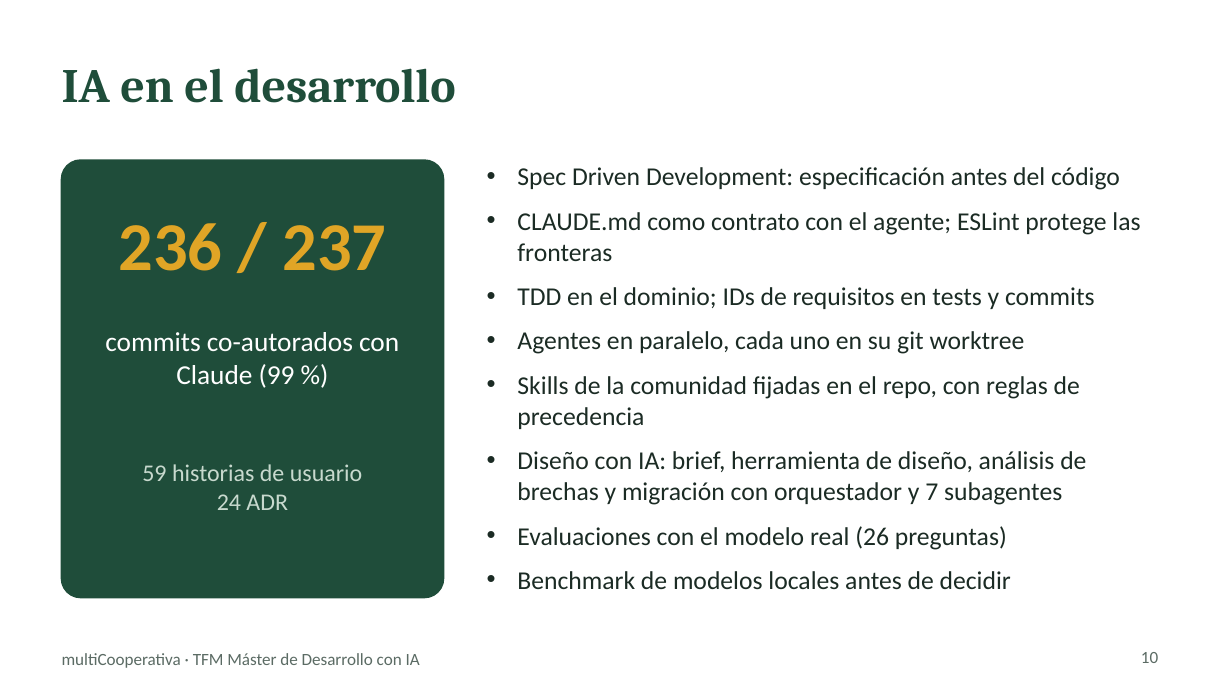
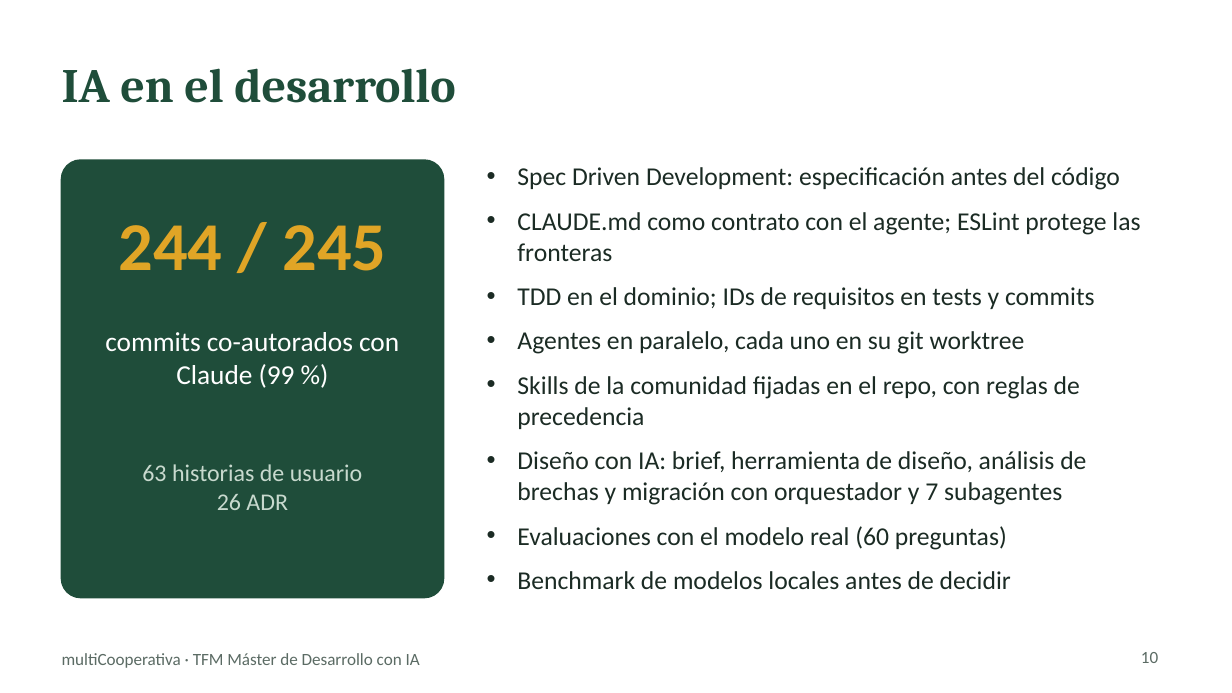
Before and after one commit to chaparro2001/multiCooperativa, a slide deck: slide 10 of docs/slides/multicooperativa-tfm.pptx. Drawn at 1232x693 pixels with LibreOffice and Linux fonts; fonts in the diff are those of the drawing. Boxes give left, top, right and bottom in pixels: in the first picture for what was removed or moved away, otherwise in the second. Text is boxed around its words. In the diff, an @@ line names an element or a change of style, - is before the commit and + after.

```diff
--- a/docs/slides/multicooperativa-tfm.pptx
+++ b/docs/slides/multicooperativa-tfm.pptx
@@ text at (x1=118, y1=225, x2=387, y2=271): text changed @@
-236 / 237
+244 / 245
@@ text at (x1=142, y1=464, x2=363, y2=510): text changed @@
-59 historias de usuario
-24 ADR
+63 historias de usuario
+26 ADR
@@ text at (x1=517, y1=526, x2=1007, y2=550): text changed @@
-• Evaluaciones con el modelo real (26 preguntas)
+• Evaluaciones con el modelo real (60 preguntas)
```
Also in this commit, not shown: 8 other slides changed, 2 other files.
